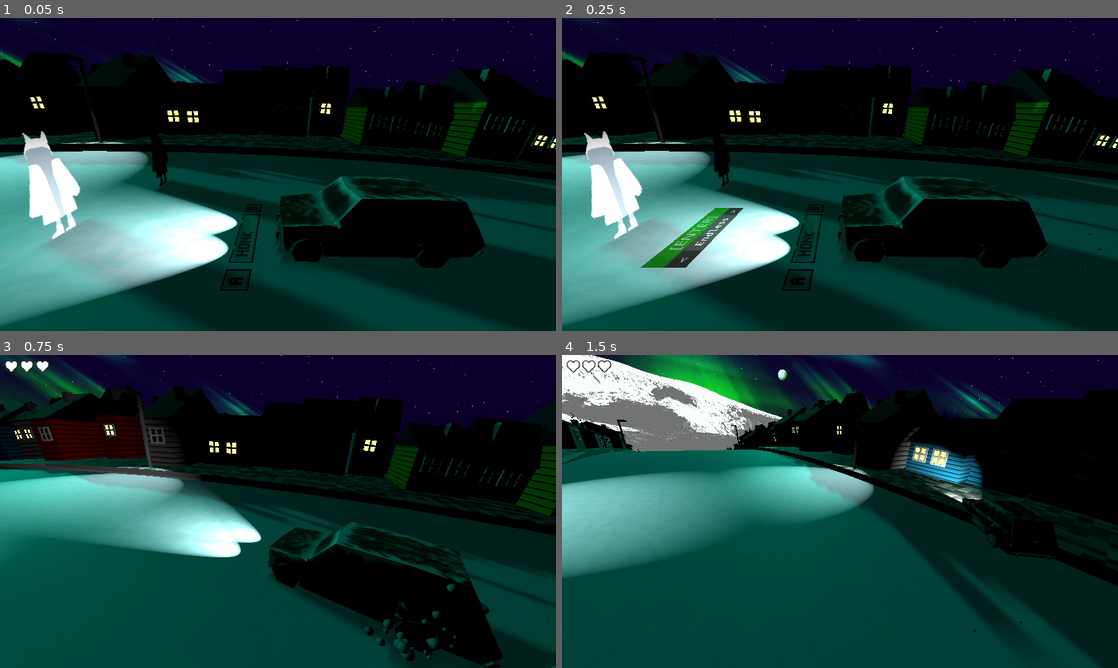
Above: before the commit, frames 1-4 (two rows, left to right).
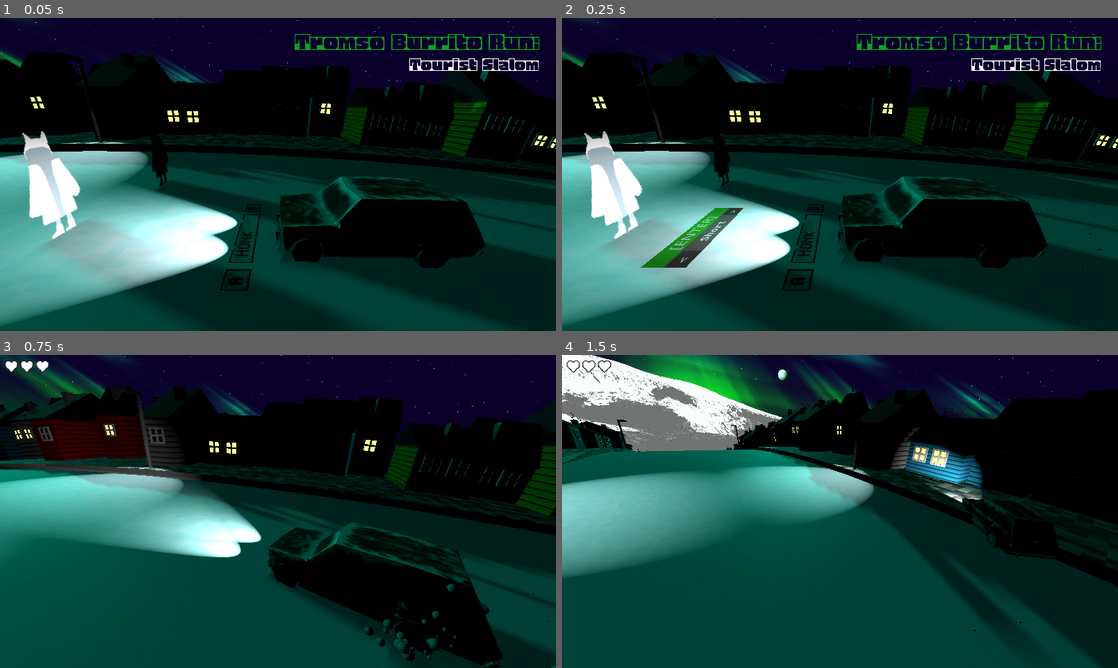
Above: after the commit, the same moments.

Repository: bjornarprytz/waves
Game: Godot game, scene res://main.tscn
Two runs of this game, one before a commit and one after it. Both use one fixed random seed, a clock stepped at 60 frames per second and the inputs below.
Inputs (mouse positions are in pixels of both pictures, inside the frame that each line leads up to):
- Up to frame 1 (0.05 s): no input
- Up to frame 2 (0.25 s): no input
- Up to frame 3 (0.75 s): tap Enter at 0.5, 0.6 s; move the mouse to (400, 495) at 0.52 s; hold D (steer_right) from 0.53 s (still down); click (400, 495) at 0.67 s
- Up to frame 4 (1.5 s): tap Keypad Enter at 0.8 s; release D (steer_right) at 1.25 s; drag from (728, 527) to (812, 574) at 1.27 s

The runs differ from the first frame. In frame 1, 1.0% of the frame differs, in the area x 53-97%, y 5-17%; in frame 2, 1.0%, in the area x 23-97%, y 5-73%; in frame 3, nothing differs; in frame 4, nothing differs.

Commit message:
fix bugs, name the game

Diff:
--- /dev/null
+++ b/src/default_bus_layout.tres
@@ -0,0 +1,3 @@
+[gd_resource type="AudioBusLayout" format=3 uid="uid://b0663vd4nq2ho"]
+
+[resource]
--- a/src/main.gd
+++ b/src/main.gd
@@ -17,6 +17,7 @@
 @onready var stats_ui: StatsUI = %Stats
 @onready var main_menu: WorldMenu = %WorldMenu
 @onready var lives_container: HBoxContainer = %Lives
+@onready var game_title: Control = %GameTitle
 
 @onready var key_a: TutorialKey = %KeyA
 @onready var key_space: TutorialKey = %KeySPACE
@@ -85,7 +86,6 @@
 		difficulty_timer = 0.0
 		var mod = [_increase_group_size, _increase_speed, _increase_spawn_rate].pick_random()
 		mod.call()
-		print("Increased difficulty!")
 
 func _increase_group_size():
 	ground.tourist_max_group_size += 1
@@ -150,6 +150,7 @@
 	_reset_stats()
 
 	main_menu.hide()
+	game_title.hide()
 	main_menu.process_mode = Node.PROCESS_MODE_DISABLED
 	canvas_layer.show()
 	if (settings.game_length >= 0):
@@ -160,7 +161,6 @@
 	car.process_mode = Node.PROCESS_MODE_INHERIT
 
 	lives = settings.starting_lives
-	music.play()
 
 	var move_camera_tween = create_tween()
 	move_camera_tween.set_parallel()
--- a/src/main.tscn
+++ b/src/main.tscn
@@ -7,6 +7,7 @@
 [ext_resource type="PackedScene" uid="uid://oyfamr18wj3p" path="res://aurora.tscn" id="5_aurora"]
 [ext_resource type="PackedScene" uid="uid://dljkuhk64w3qg" path="res://stats_ui.tscn" id="6_efxa6"]
 [ext_resource type="PackedScene" uid="uid://7wf22o12pssd" path="res://mountain.tscn" id="7_272bh"]
+[ext_resource type="FontFile" uid="uid://cxxy7as46orgn" path="res://assets/fonts/Honk/Honk-Regular-VariableFont_MORF,SHLN.ttf" id="7_cegan"]
 [ext_resource type="AudioStream" uid="uid://bbrf2nro7rnmw" path="res://assets/sound/tourist.wave.wav" id="8_074og"]
 [ext_resource type="Shader" uid="uid://b7mfuslajspmy" path="res://moon.gdshader" id="8_kek77"]
 [ext_resource type="PackedScene" uid="uid://duqsj6w7ve83k" path="res://tourist_grinder.tscn" id="9_kek77"]
@@ -101,7 +102,6 @@
 
 [node name="CanvasLayer" type="CanvasLayer" parent="."]
 unique_name_in_owner = true
-visible = false
 
 [node name="MarginContainer" type="MarginContainer" parent="CanvasLayer"]
 anchors_preset = 15
@@ -109,6 +109,7 @@
 anchor_bottom = 1.0
 grow_horizontal = 2
 grow_vertical = 2
+mouse_filter = 2
 theme_override_constants/margin_left = 10
 theme_override_constants/margin_top = 10
 theme_override_constants/margin_right = 10
@@ -116,6 +117,7 @@
 
 [node name="Control" type="Control" parent="CanvasLayer/MarginContainer"]
 layout_mode = 2
+mouse_filter = 2
 
 [node name="Judgement" type="RichTextLabel" parent="CanvasLayer/MarginContainer/Control"]
 unique_name_in_owner = true
@@ -160,12 +162,48 @@
 offset_right = 40.0
 offset_bottom = 40.0
 
+[node name="GameTitle" type="Control" parent="CanvasLayer/MarginContainer/Control"]
+unique_name_in_owner = true
+anchors_preset = 0
+offset_right = 40.0
+offset_bottom = 40.0
+
+[node name="Title" type="RichTextLabel" parent="CanvasLayer/MarginContainer/Control/GameTitle"]
+modulate = Color(0.03137255, 0.6392157, 0.13333334, 1)
+layout_mode = 0
+offset_left = 669.0
+offset_top = 6.0
+offset_right = 1795.0
+offset_bottom = 163.0
+scale = Vector2(0.5, 0.5)
+theme_override_fonts/normal_font = ExtResource("7_cegan")
+theme_override_font_sizes/normal_font_size = 128
+text = "Tromsø Burrito Run:"
+fit_content = true
+autowrap_mode = 0
+horizontal_alignment = 1
+
+[node name="SubTitle" type="RichTextLabel" parent="CanvasLayer/MarginContainer/Control/GameTitle"]
+layout_mode = 0
+offset_left = 933.0
+offset_top = 68.0
+offset_right = 1528.0
+offset_bottom = 186.0
+scale = Vector2(0.5, 0.5)
+theme_override_fonts/normal_font = ExtResource("7_cegan")
+theme_override_font_sizes/normal_font_size = 96
+text = "Tourist Slalom"
+fit_content = true
+autowrap_mode = 0
+horizontal_alignment = 1
+
 [node name="Mountain" parent="." instance=ExtResource("7_272bh")]
 transform = Transform3D(1, 0, 0, 0, 1, 0, 0, 0, 1, -13.761629, 1.5240517, -78.004196)
 
 [node name="Music" type="AudioStreamPlayer" parent="."]
 unique_name_in_owner = true
 stream = ExtResource("8_074og")
+autoplay = true
 
 [node name="Light" type="DirectionalLight3D" parent="."]
 transform = Transform3D(-0.9251237, -0.09317341, 0.36805564, -4.132022e-08, 0.9694197, 0.24540883, -0.37966594, 0.22703351, -0.89683306, 238.6495, 106.64763, -565.4971)
--- a/src/main_menu.gd
+++ b/src/main_menu.gd
@@ -2,21 +2,21 @@
 extends Control
 
 class Settings:
-    ## Between
-    var game_length: int
-    var starting_lives: int = 3
+	## Between
+	var game_length: int
+	var starting_lives: int = 3
 
-    func _init(mode: String = "Endless", lives: int = 3) -> void:
-        # NOTE: car starts at 180 degrees
-        match (mode):
-            "Endless":
-                game_length = -1
-            "Long":
-                game_length = 120
-            "Short":
-                game_length = 300
+	func _init(mode: String = "Endless", lives: int = 3) -> void:
+		# NOTE: car starts at 180 degrees
+		match (mode):
+			"Endless":
+				game_length = -1
+			"Long":
+				game_length = 120
+			"Short":
+				game_length = 300
 
-        self.starting_lives = lives
+		self.starting_lives = lives
 
 var modes = ["Short", "Long", "Endless"]
 
@@ -28,51 +28,52 @@
 var current_mode_idx: int = 0
 
 func _ready() -> void:
-    var timer = get_tree().create_timer(10.69)
-    timer.timeout.connect(highlight_start_button)
+	var timer = get_tree().create_timer(10.69)
+	timer.timeout.connect(highlight_start_button)
+	_update_mode_name()
 
 
 func highlight_start_button() -> void:
-    var tween = create_tween()
-    tween.set_loops()
-    tween.tween_property(start_button, "modulate:g", 0.5, 0.4)
-    tween.tween_property(start_button, "modulate:g", 1.0, 0.4)
-    tween.set_loops() # Infinite loops
+	var tween = create_tween()
+	tween.set_loops()
+	tween.tween_property(start_button, "modulate:g", 0.5, 0.4)
+	tween.tween_property(start_button, "modulate:g", 1.0, 0.4)
+	tween.set_loops() # Infinite loops
 
 func _on_start_button_pressed() -> void:
-    var current_mode = modes[current_mode_idx]
+	var current_mode = modes[current_mode_idx]
 
-    Events.start_game.emit(Settings.new(current_mode))
+	Events.start_game.emit(Settings.new(current_mode))
 
 
 func _input(event: InputEvent) -> void:
-    if (event is InputEventKey and event.pressed):
-        if (event.keycode == Key.KEY_LEFT):
-            _on_mode_left_pressed()
-        elif (event.keycode == Key.KEY_RIGHT):
-            _on_mode_right_pressed()
-        elif (event.keycode == Key.KEY_ENTER or event.keycode == Key.KEY_KP_ENTER):
-            _on_start_button_pressed()
+	if (event is InputEventKey and event.pressed):
+		if (event.keycode == Key.KEY_LEFT):
+			_on_mode_left_pressed()
+		elif (event.keycode == Key.KEY_RIGHT):
+			_on_mode_right_pressed()
+		elif (event.keycode == Key.KEY_ENTER or event.keycode == Key.KEY_KP_ENTER):
+			_on_start_button_pressed()
 
 
 func _on_mode_left_pressed() -> void:
-    current_mode_idx = (current_mode_idx - 1) % modes.size()
-    _update_mode_name()
-    var tween = create_tween()
-    tween.tween_property(mode_left, "modulate:a", 0.5, 0.1)
-    tween.tween_property(mode_left, "modulate:a", 1.0, 0.1)
+	current_mode_idx = (current_mode_idx - 1) % modes.size()
+	_update_mode_name()
+	var tween = create_tween()
+	tween.tween_property(mode_left, "modulate:a", 0.5, 0.1)
+	tween.tween_property(mode_left, "modulate:a", 1.0, 0.1)
 
 
 func _on_mode_right_pressed() -> void:
-    current_mode_idx = (current_mode_idx + 1) % modes.size()
-    _update_mode_name()
-    var tween = create_tween()
-    tween.tween_property(mode_right, "modulate:a", 0.5, 0.1)
-    tween.tween_property(mode_right, "modulate:a", 1.0, 0.1)
+	current_mode_idx = (current_mode_idx + 1) % modes.size()
+	_update_mode_name()
+	var tween = create_tween()
+	tween.tween_property(mode_right, "modulate:a", 0.5, 0.1)
+	tween.tween_property(mode_right, "modulate:a", 1.0, 0.1)
 
 func _update_mode_name() -> void:
-    mode_name.clear()
-    mode_name.append_text(modes[current_mode_idx])
-    var tween = create_tween()
-    tween.tween_property(mode_name, "modulate:r", 0.5, 0.2)
-    tween.tween_property(mode_name, "modulate:r", 1.0, 0.2)
+	mode_name.clear()
+	mode_name.append_text(modes[current_mode_idx])
+	var tween = create_tween()
+	tween.tween_property(mode_name, "modulate:r", 0.5, 0.2)
+	tween.tween_property(mode_name, "modulate:r", 1.0, 0.2)
--- a/src/project.godot
+++ b/src/project.godot
@@ -10,7 +10,7 @@
 
 [application]
 
-config/name="waves"
+config/name="tromso-burrito-run"
 run/main_scene="res://main.tscn"
 config/features=PackedStringArray("4.5", "GL Compatibility")
 config/icon="res://icon.svg"
--- a/src/taco_store.gd
+++ b/src/taco_store.gd
@@ -11,17 +11,20 @@
 var target_color: Color = Utility.random_color()
 var current_color: Color = Color.WHITE
 
+var _started = false
+
 func _ready() -> void:
 	for w in windows:
 		w.turn_on_light()
-
-
+	_started = true;
 # Change target color every few seconds
 
 var color_change_timer: float = 0.0
 var color_change_interval: float = 1.0
 
 func _process(delta: float) -> void:
+	if (!_started):
+		return
 	current_color = current_color.lerp(target_color, delta * 10.0)
 
 	color_change_timer += delta
--- a/src/taco_store.tscn
+++ b/src/taco_store.tscn
@@ -22,9 +22,6 @@
 material = SubResource("StandardMaterial3D_8wm86")
 size = Vector2(5, 2)
 
-[sub_resource type="QuadMesh" id="QuadMesh_ohoyq"]
-size = Vector2(4.22, 1)
-
 [sub_resource type="ViewportTexture" id="ViewportTexture_y26aq"]
 viewport_path = NodePath("SubViewport")
 
@@ -32,6 +29,10 @@
 resource_local_to_scene = true
 transparency = 1
 albedo_texture = SubResource("ViewportTexture_y26aq")
+
+[sub_resource type="QuadMesh" id="QuadMesh_ohoyq"]
+material = SubResource("StandardMaterial3D_y26aq")
+size = Vector2(4.22, 1)
 
 [sub_resource type="BoxShape3D" id="BoxShape3D_8wm86"]
 size = Vector3(10, 5, 10)
@@ -56,7 +57,6 @@
 [node name="Sign" type="MeshInstance3D" parent="."]
 transform = Transform3D(1, 0, 0, 0, 1, 0, 0, 0, 1, -0.07655454, 1.9673061, 1.3111432)
 mesh = SubResource("QuadMesh_ohoyq")
-surface_material_override/0 = SubResource("StandardMaterial3D_y26aq")
 
 [node name="Spot" type="SpotLight3D" parent="."]
 transform = Transform3D(0.7438697, -0.14961089, -0.65136373, -0.6420332, 0.11070581, -0.7586419, 0.18561086, 0.98252785, -0.013704464, -5.021373, -1.9259756, 1.7332873)
@@ -105,7 +105,7 @@
 
 [node name="HitBox" type="Area3D" parent="."]
 
-[node name="CollisionShape3D" type="CollisionShape3D" parent="HitBox"]
+[node name="Shape" type="CollisionShape3D" parent="HitBox"]
 transform = Transform3D(1, 0, 0, 0, 1, 0, 0, 0, 1, 0, 0, 4.3531294)
 shape = SubResource("BoxShape3D_8wm86")
 
--- a/src/tourist.gd
+++ b/src/tourist.gd
@@ -44,7 +44,6 @@
 func jump_away(car: Car) -> void:
 	if (walk_tween):
 		walk_tween.kill()
-		print("Aborted walk tween for jump_away")
 
 	hit_box.set_deferred("monitorable", false)
 	sweat.visible = true
@@ -88,7 +87,6 @@
 func flee(car: Car, fear_factor: float = 0.69) -> void:
 	if (walk_tween):
 		walk_tween.kill()
-		print("Aborted walk tween for flee")
 
 
 	sweat.visible = true
Binary file added: src/assets/fonts/Honk/Honk-Regular-VariableFont_MORF,SHLN.ttf
Not shown, added: src/assets/fonts/Honk/Honk-Regular-VariableFont_MORF,SHLN.ttf.import
Not shown, added: src/assets/fonts/Honk/OFL.txt
Not shown, added: src/assets/fonts/Honk/README.txt
Not shown: 1 places in src/main.tscn that only renumber resources
Not shown, changed: .github/workflows/build-and-publish.yml
Not shown, changed: .github/workflows/deploy-to-steam.yml
Not shown, changed: readme.md
